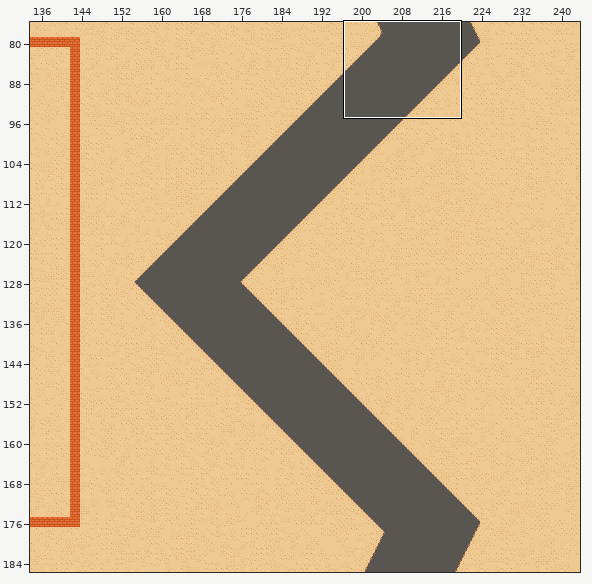
Tiled map, stored at assets/desert.tmx. The picture above shows the old version from afar; the outline marks the close-up.
Close-up. The starting point:
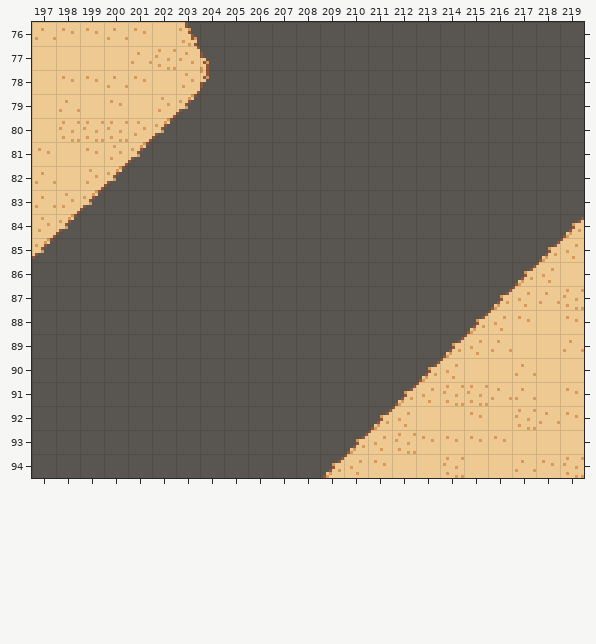
Cells are 8x8 px. Shown: x 197..219, y 76..94. The commit also changed other parts of the map, which this record leaves out.
Now the later version:
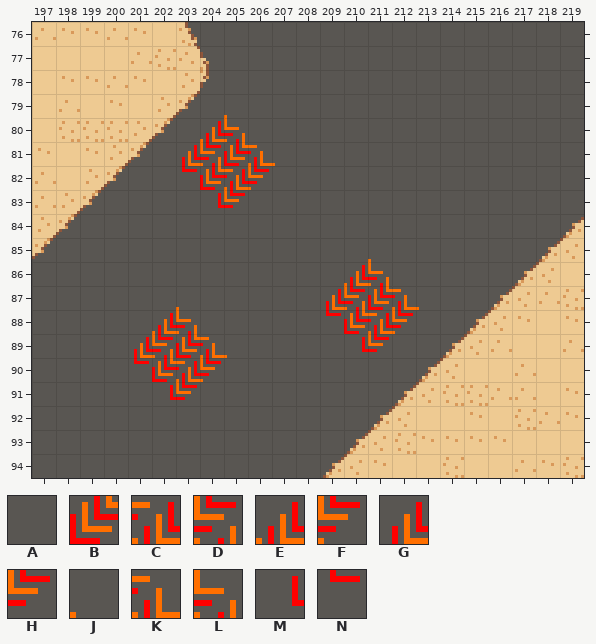
Key: from "track": A 1, B 14 turned 180, C 30 flipped on the diagonal, D 30 turned 180, E 46 flipped on the diagonal, F 46 turned 180, G 62 flipped on the diagonal, H 62 turned 180, J 63 turned 180, K 78 flipped on the diagonal, L 78 turned 180, M 79 flipped on the diagonal, N 79 turned 180.
_ is an empty cell, . an unchanged one.
Message: Slightly experimental boosts on the desert track Sometimes throws you off the track entirely...
Difference:
--- layer "track"
@@ x 203..207 @@
-79 ..A..
-80 .AA..
-81 AAAAA
-82 AAAA.
-83 .AA..
+79 ..J..
+80 .EL..
+81 GDBKJ
+82 NBCF.
+83 .MH..
@@ x 201..213 @@
-85 ..........A..
-86 .........AA..
-87 ..A.....AAAAA
-88 .AA.....AAAA.
-89 AAAAA....AA..
-90 AAAA.........
-91 .AA..........
+85 ..........J..
+86 .........EL..
+87 ..J.....GDBKJ
+88 .EL.....NBCF.
+89 GDBKJ....MH..
+90 NBCF.........
+91 .MH..........
